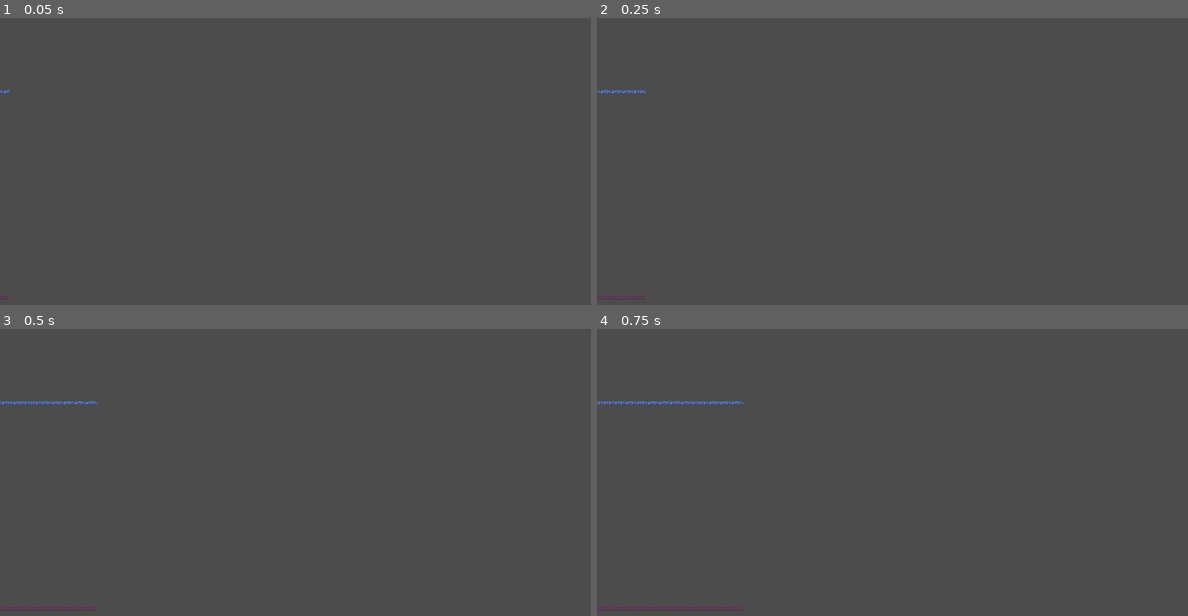
Above: before the commit, frames 1-4 (two rows, left to right).
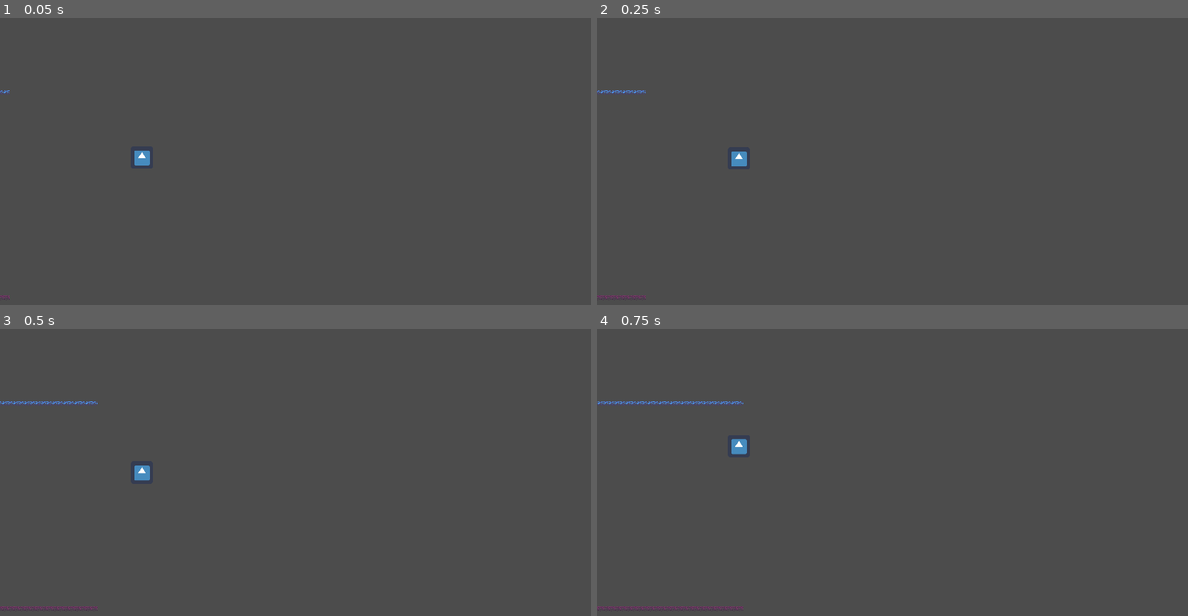
Above: after the commit, the same moments.

Repository: LucasAnacleto/space-conquer
Game: Godot game, scene res://scenes/space/Space.tscn
Same seed, same stepped clock (60 frames per second), same inputs: the game is played once before the commit and once after it. The engine's default icon, where the game draws it, is replaced by a stand-in: a white triangle on a blue panel in a dark square.
Inputs (mouse positions are in pixels of both pictures, inside the frame that each line leads up to):
- Up to frame 1 (0.05 s): no input
- Up to frame 2 (0.25 s): no input
- Up to frame 3 (0.5 s): no input
- Up to frame 4 (0.75 s): move the mouse to (1022, 483) at 0.52 s; press the mouse at (1022, 483) at 0.53 s

The runs differ from the first frame. In frame 1, 0.1% of the frame differs, in the area x 22-26%, y 46-52%; in frame 2, 0.1%; in frame 3, 0.1%; in frame 4, 0.1%, in the area x 22-26%, y 38-44%.

Commit message:
boss position following the player

Diff:
--- a/project.godot
+++ b/project.godot
@@ -29,6 +29,15 @@
 window/stretch/mode="2d"
 window/stretch/aspect="keep"
 
+[input]
+
+Controlle={
+"deadzone": 0.5,
+"events": [ Object(InputEventJoypadButton,"resource_local_to_scene":false,"resource_name":"","device":0,"button_index":5,"pressure":0.0,"pressed":false,"script":null)
+, Object(InputEventMouseButton,"resource_local_to_scene":false,"resource_name":"","device":0,"alt":false,"shift":false,"control":false,"meta":false,"command":false,"button_mask":0,"position":Vector2( 0, 0 ),"global_position":Vector2( 0, 0 ),"factor":1.0,"button_index":1,"pressed":false,"doubleclick":false,"script":null)
+ ]
+}
+
 [input_devices]
 
 pointing/emulate_touch_from_mouse=true
--- /dev/null
+++ b/scenes/simuladorPlayers.tscn
@@ -0,0 +1,15 @@
+[gd_scene load_steps=4 format=2]
+
+[ext_resource path="res://icon.png" type="Texture" id=1]
+[ext_resource path="res://script/simuladorPlayers.gd" type="Script" id=2]
+
+[sub_resource type="RectangleShape2D" id=1]
+
+[node name="RigidBody2D" type="RigidBody2D"]
+script = ExtResource( 2 )
+
+[node name="Sprite" type="Sprite" parent="."]
+texture = ExtResource( 1 )
+
+[node name="CollisionShape2D" type="CollisionShape2D" parent="."]
+shape = SubResource( 1 )
--- a/scenes/space/Space.tscn
+++ b/scenes/space/Space.tscn
@@ -1,7 +1,8 @@
-[gd_scene load_steps=3 format=2]
+[gd_scene load_steps=4 format=2]
 
 [ext_resource path="res://script/GenerationBoss.gd" type="Script" id=1]
 [ext_resource path="res://scenes/map/trail.tscn" type="PackedScene" id=2]
+[ext_resource path="res://scenes/simuladorPlayers.tscn" type="PackedScene" id=3]
 
 [node name="Space" type="Node2D"]
 
@@ -13,4 +14,7 @@
 
 [node name="Timer" type="Timer" parent="Position2D"]
 autostart = true
+
+[node name="RigidBody2D" parent="Position2D" instance=ExtResource( 3 )]
+position = Vector2( -872.09, 2.93634 )
 [connection signal="timeout" from="Position2D/Timer" to="Position2D" method="_on_Timer_timeout"]
--- a/script/GenerationBoss.gd
+++ b/script/GenerationBoss.gd
@@ -7,12 +7,26 @@
 onready var boss_five = preload("res://scenes/boss/boss_five.tscn")
 onready var boss_six = preload("res://scenes/boss/boss_six.tscn")
 
+
+onready var Player = $RigidBody2D
+
 var t
 var boss
-var teste
+var positionPlayer
 
 func _ready():
-	pass
+	set_process(true)
+
+func _process(_delta):
+	if boss != null:
+		if Input.is_action_pressed("Controlle"):
+			positionboss()
+		else:
+			positionboss()
+
+func positionboss():
+	positionPlayer = Player.global_position.y
+	boss.position.y =  positionPlayer
 
 
 func _on_Timer_timeout():
--- /dev/null
+++ b/script/simuladorPlayers.gd
@@ -0,0 +1,15 @@
+extends RigidBody2D
+
+
+
+func _ready():
+	set_process_input(true)
+
+
+func _input(event):
+	if event.is_action_pressed("Controlle"):
+		on_touch()
+
+
+func on_touch():
+	apply_impulse(Vector2(0, 0), Vector2(0, -500))
